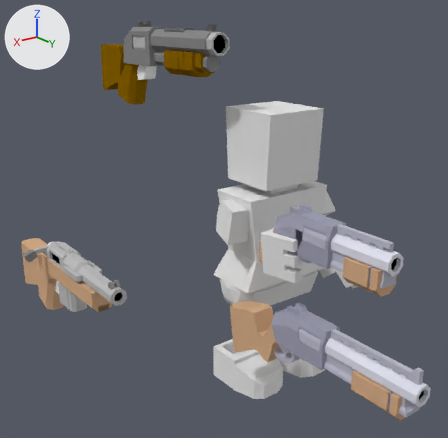
Before and after pictures for a commit that changed the Blender file models/jack and casie/shotgun3n4.blend.
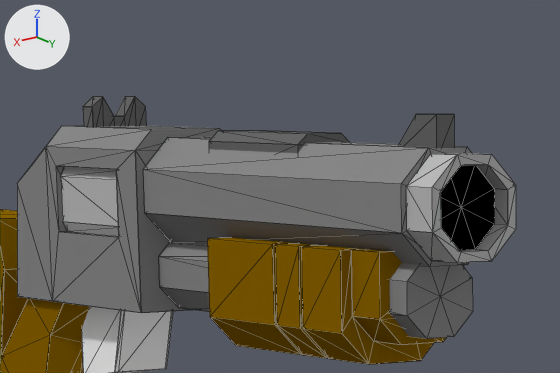
The first picture shows the older version from a 50 mm lens placed at (3.04, 3.23, 1.76), pointed at (-0.01, -0.85, 0.07). The close-ups show the older and then the newer version on the part from 27% to 53% of the width and 0% to 18% of the height of that picture. Only the edits that show in the close-ups are written down. Lighting does not change. The marker at upper left points along +X, +Y and +Z. The close-ups show mesh edges as thin lines.

Script lines for the objects in view, before the commit:
```python
mat_gray86_3 = diffuse_material('gray86.3')
mat_gray86_3.base_color = (0.137, 0.137, 0.137)  # dark grey #676767
me_mesh_011 = bpy.data.meshes.new('Mesh.011')
me_mesh_011.from_pydata(...)  # 870 vertices, 534 faces; spans x -0.11..0.11, y -0.85..1.12, z -0.6..0.19
me_mesh_011.polygons.foreach_set('use_smooth', [True] * 534)
# faces by material slot: [220, 10, 76, 120, 20, 88]
me_mesh_011.materials.append(mat_umbrellabrown)  # its picture is missing
me_mesh_011.materials.append(mat_black_2)  # its picture is missing
me_mesh_011.materials.append(mat_gray86_3)  # its picture is missing
me_mesh_011.materials.append(mat_gray25_2)  # its picture is missing
me_mesh_011.materials.append(mat_white_2)  # its picture is missing
me_mesh_011.materials.append(mat_gray50_2)  # its picture is missing
ob_ref_shotgun = bpy.data.objects.new('ref_shotgun', me_mesh_011)
ob_ref_shotgun.location = (0.0, -2.0, 1.5)
```
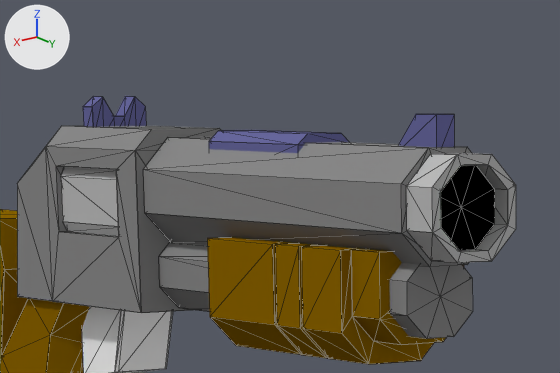
Where the change shows, as pixel boxes [x1, y1, x2, y2] in the close-ups (560 x 373 px):
'ref_shotgun', recoloured: [81, 96, 457, 156] in both

The change, as a list of edits to the scene's bpy script:
```text
Change mat_gray86_3:
    mat_gray86_3.base_color: (0.137, 0.137, 0.137) -> (0.137, 0.137, 0.337)  # dark grey #676767 -> blue #67679d
```
